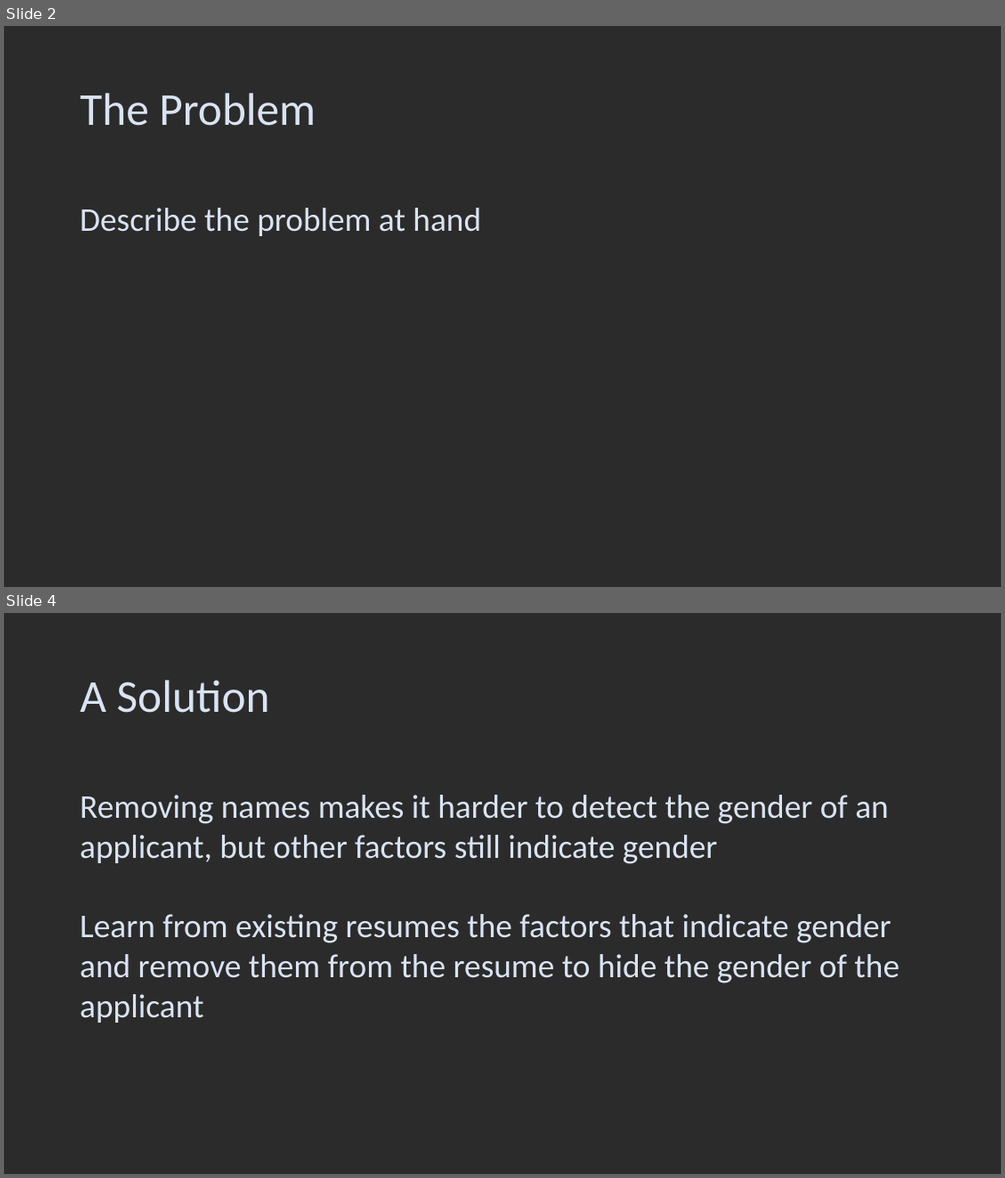
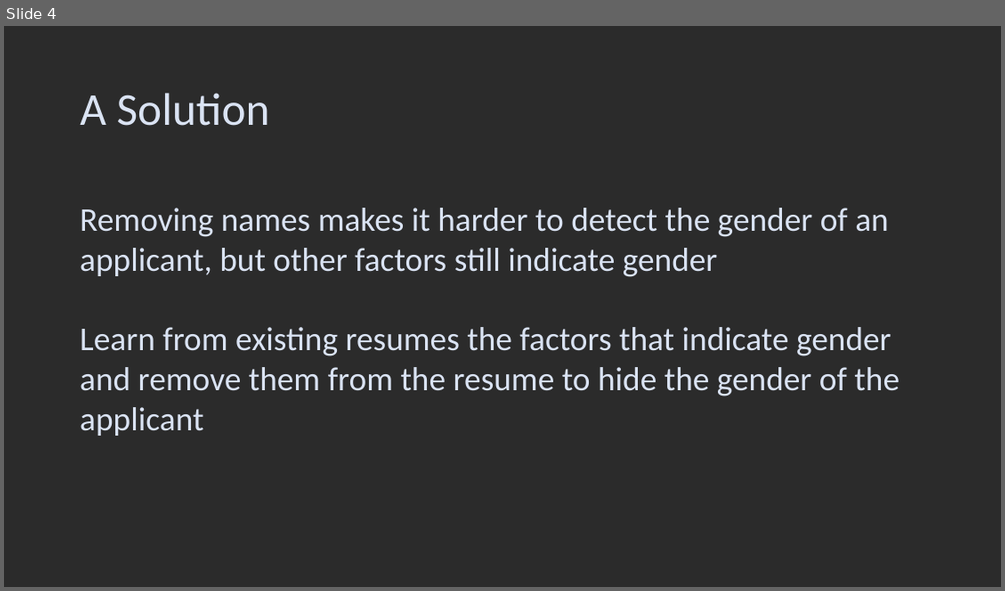
Before and after one commit to yurilavinas/ai_big_data_quantum_compution, a slide deck: DegenderisePresentation.pptx. Shown one above the other, each under a label of ours: slides 2 and 4 before the commit, slide 4 after it; the slides between them are not shown. The pictures are 1005x1178 and 1005x591 pixels, drawn with LibreOffice and Linux fonts; fonts in the diff are those of the drawing; background and template pictures are left out; a plain dark background stands for a picture behind light text. Boxes give left, top, right and bottom in pixels: in the first picture for what was removed or moved away, otherwise in the second. Text is boxed around its words. In the diff, an @@ line names an element or a change of style, - is before the commit and + after.

```diff
--- a/DegenderisePresentation.pptx
+++ b/DegenderisePresentation.pptx
@@ slide 2 removed at bbox=[4, 26, 1001, 587], background picture (left out) @@
@@ title removed at bbox=[80, 93, 316, 126] @@
-The Problem
@@ text removed at bbox=[80, 208, 481, 236] @@
-Describe the problem at hand
```
Also in this commit, not shown: 1 slide changed, 1 slide added.
